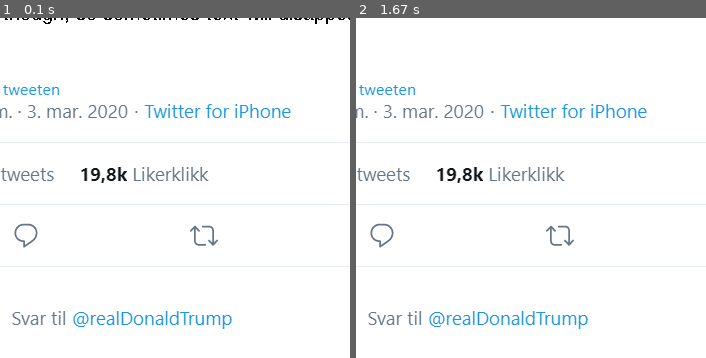
Above: before the commit, frames 1-2 (left to right).
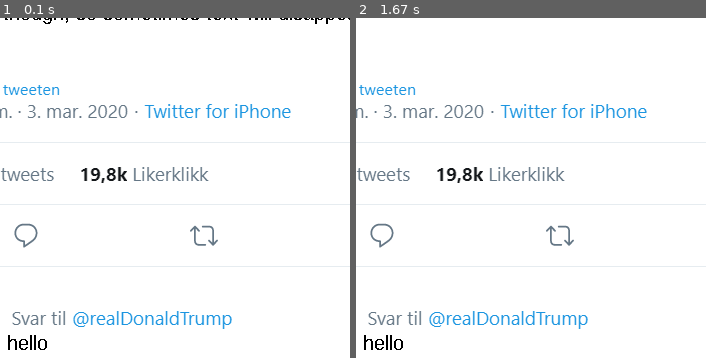
Above: after the commit, the same moments.

Repository: CogitoNTNU/fake-news
Game: pygame game, started from nyPygameApplikasjon.py
Same seed, same stepped clock (60 frames per second), same inputs: the game is played once before the commit and once after it.
Inputs (mouse positions are % of the whole screen's width and height, from its top left):
- Up to frame 1 (0.1 s): no input
- Up to frame 2 (1.67 s): tap Enter at 0.33 s; click (9, 17) at 0.72 s; click (19, 38) at 1.05 s
The pictures show only the part of the screen within x 12-62%, y 35-85%; the shares and areas given below are measured in that part.

The runs differ from the first frame. In frame 1, 0.2% of the frame differs, in the area x 2-14%, y 93-98%; in frame 2, 0.2%.

Commit message:
Update nyPygameApplikasjon.py

Diff:
--- a/nyPygameApplikasjon.py
+++ b/nyPygameApplikasjon.py
@@ -123,6 +123,8 @@
         screen.blit(tweetButton, (550,300))
         #print text
         blit_text(screen, text, (15, 105), font, input_box1.getWidth())
+        commentText = 'hello'
+        blit_text(screen, commentText, (0,550), font, 71)
         for box in input_boxes:
             box.draw(screen)
 
